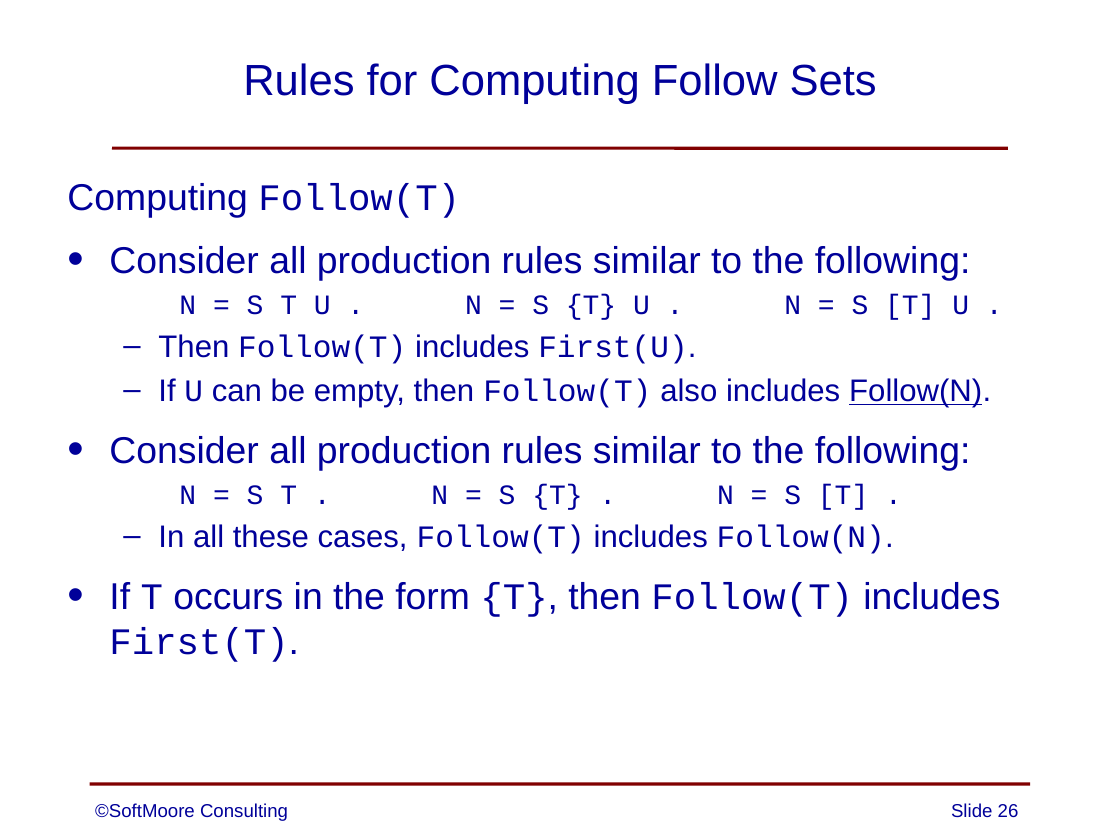
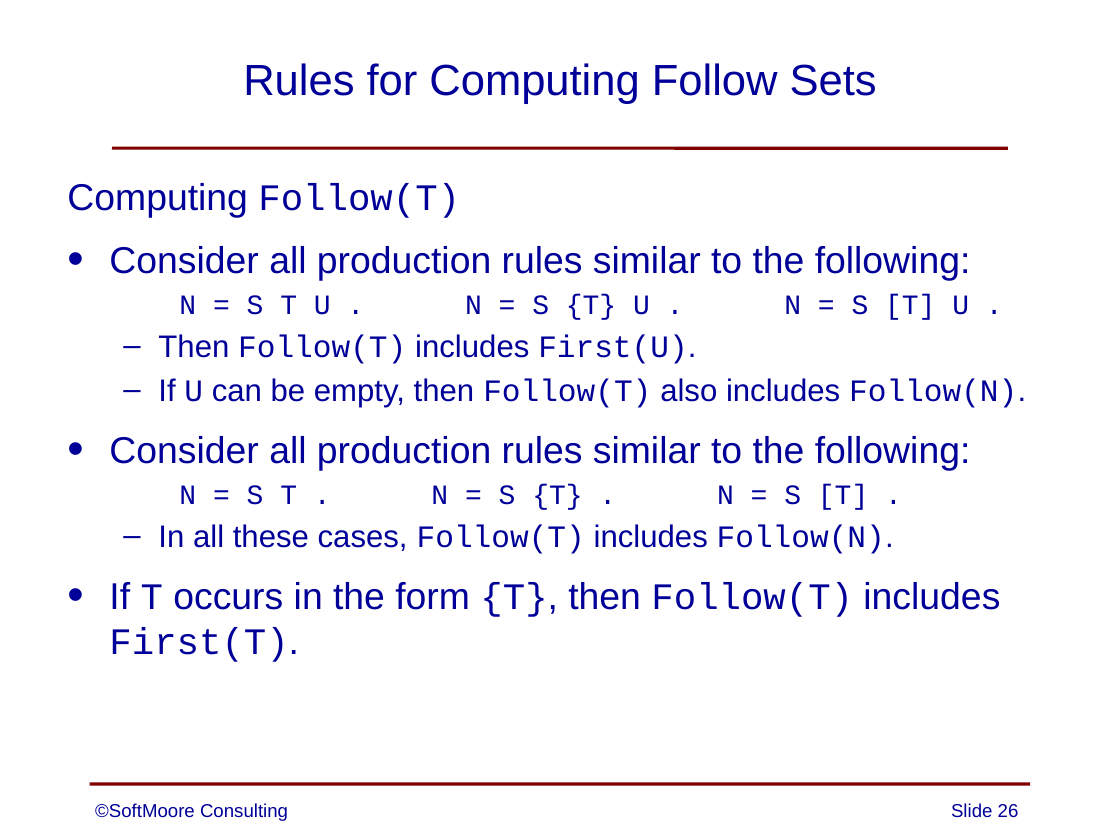
Before and after one commit to SoftMoore/CPRL-Kt-2nd, a slide deck: slide 26 of PowerPoints/06 - Syntax Analysis.pptx. Drawn at 1120x840 pixels with LibreOffice and Linux fonts; fonts in the diff are those of the drawing. Boxes give left, top, right and bottom in pixels: in the first picture for what was removed or moved away, otherwise in the second. Text is boxed around its words. In the diff, an @@ line names an element or a change of style, - is before the commit and + after.

Commit message:
minor reformatting of font on one slide

```diff
--- a/PowerPoints/06 - Syntax Analysis.pptx
+++ b/PowerPoints/06 - Syntax Analysis.pptx
@@ text at <box>158,378,1026,408</box>: font Arial to Courier New, underline off in "Follow(N)." @@
```
